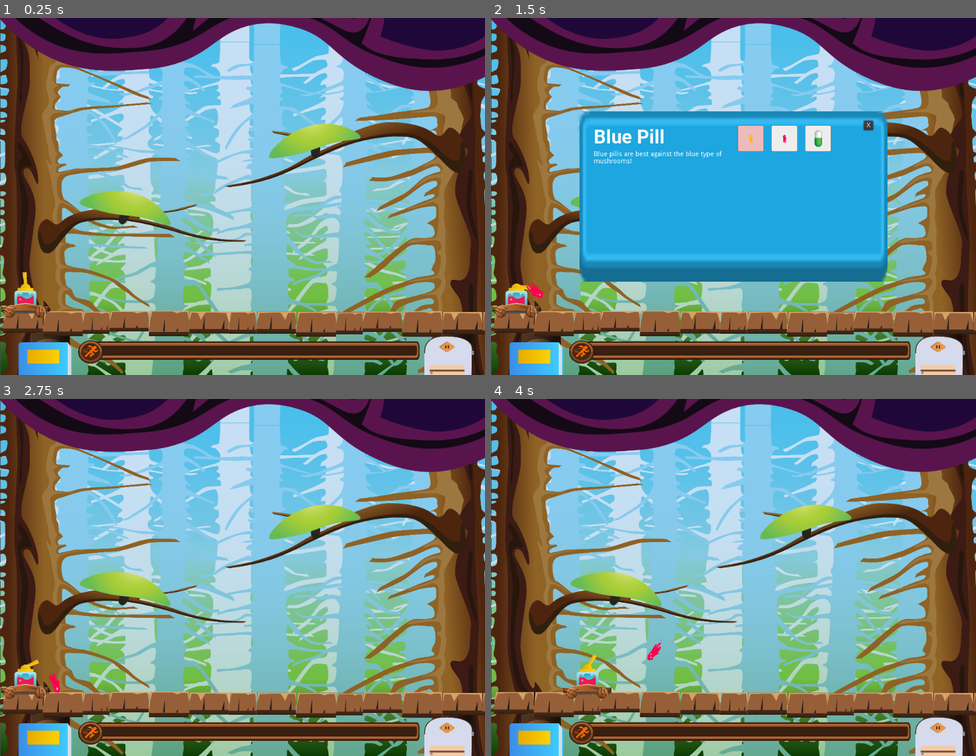
Above: before the commit, frames 1-4 (two rows, left to right).
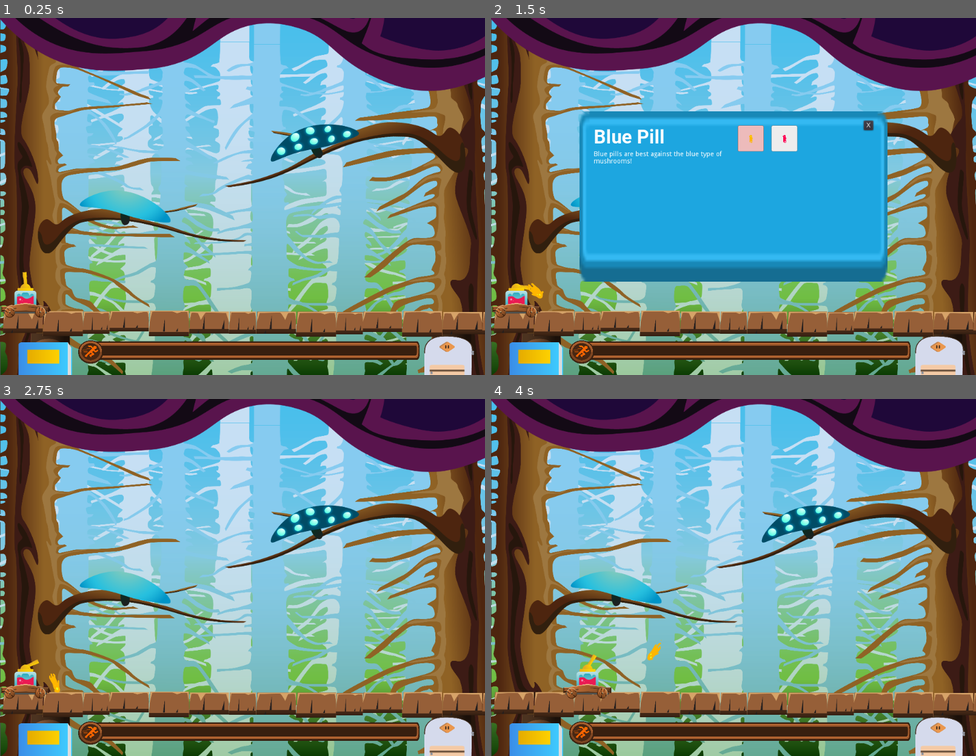
Above: after the commit, the same moments.

Repository: kleimaj/gaming-club-dev
Game: Godot game, scene res://Scenes/Game.tscn
Two runs of this game, one before a commit and one after it. Both use one fixed random seed, a clock stepped at 60 frames per second and the inputs below.
Inputs (mouse positions are in pixels of both pictures, inside the frame that each line leads up to):
- Up to frame 1 (0.25 s): no input
- Up to frame 2 (1.5 s): click (534, 367) at 0.5 s; click (937, 353) at 1.25 s
- Up to frame 3 (2.75 s): click "X" at 2 s
- Up to frame 4 (4 s): move the mouse to (840, 559) at 2.77 s; hold D (forward) 2.78-3.53 s; click (840, 559) at 2.85 s; move the mouse to (636, 595) at 3.52 s; hold A (back) from 3.53 s (still down); click (636, 595) at 3.6 s

The runs differ from the first frame. In frame 1, 2.1% of the frame differs, in the area x 16-75%, y 29-59%; in frame 2, 0.5%; in frame 3, 2.2%, in the area x 10-75%, y 29-83%; in frame 4, 2.2%.

Commit message:
removes green med from backpack menu

Diff:
--- a/Scenes/Enemy/Blue Mushroom.tscn
+++ b/Scenes/Enemy/Blue Mushroom.tscn
@@ -1,9 +1,5 @@
-[gd_scene load_steps=3 format=2]
+[gd_scene load_steps=2 format=2]
 
 [ext_resource path="res://Scenes/Enemy/Enemy.tscn" type="PackedScene" id=1]
-[ext_resource path="res://Assets/GFX/blueMushroom.png" type="Texture" id=2]
 
 [node name="Blue Mushroom" instance=ExtResource( 1 )]
-
-[node name="Sprite" parent="." index="0"]
-texture = ExtResource( 2 )
--- /dev/null
+++ b/Scenes/Enemy/Blue Spotted Mushroom.tscn
@@ -0,0 +1,9 @@
+[gd_scene load_steps=3 format=2]
+
+[ext_resource path="res://Scenes/Enemy/Blue Mushroom.tscn" type="PackedScene" id=1]
+[ext_resource path="res://Assets/GFX/blueSpotsMushroom.png" type="Texture" id=2]
+
+[node name="Blue Mushroom" instance=ExtResource( 1 )]
+
+[node name="Sprite" parent="." index="0"]
+texture = ExtResource( 2 )
--- a/Scenes/Enemy/Enemy.tscn
+++ b/Scenes/Enemy/Enemy.tscn
@@ -1,6 +1,6 @@
 [gd_scene load_steps=3 format=2]
 
-[ext_resource path="res://Assets/GFX/greenMushroom.png" type="Texture" id=1]
+[ext_resource path="res://Assets/GFX/blueMushroom.png" type="Texture" id=1]
 [ext_resource path="res://Scripts/Enemy.gd" type="Script" id=2]
 
 [node name="Mushroom" type="Area2D"]
--- a/Scenes/Game.tscn
+++ b/Scenes/Game.tscn
@@ -17,6 +17,7 @@
 [ext_resource path="res://Scenes/Game.gd" type="Script" id=15]
 [ext_resource path="res://Scenes/ProgressBar.gd" type="Script" id=16]
 [ext_resource path="res://Scenes/evilMist.gd" type="Script" id=17]
+[ext_resource path="res://Scenes/Enemy/Blue Spotted Mushroom.tscn" type="PackedScene" id=18]
 [ext_resource path="res://Assets/GFX/background/ground.png" type="Texture" id=28]
 [ext_resource path="res://Assets/GFX/background/background/bgLayer3.png" type="Texture" id=30]
 [ext_resource path="res://Assets/GFX/background/background/bgLayer2.png" type="Texture" id=34]
@@ -79,13 +80,13 @@
 [node name="Enemies" type="Node2D" parent="."]
 position = Vector2( 2.95483, 36.9359 )
 
-[node name="Mushroom" parent="Enemies" instance=ExtResource( 68 )]
-position = Vector2( 659.006, 224.806 )
-rotation = -0.25775
-
 [node name="Mushroom2" parent="Enemies" instance=ExtResource( 68 )]
 position = Vector2( 263.125, 365.096 )
 rotation = 0.194915
+
+[node name="Blue Mushroom" parent="Enemies" instance=ExtResource( 18 )]
+position = Vector2( 658.284, 222.651 )
+rotation = -0.289871
 
 [node name="Mist" type="Sprite" parent="."]
 visible = false
@@ -172,8 +173,6 @@
 margin_bottom = 35.2781
 texture = ExtResource( 11 )
 expand = true
-[connection signal="body_shape_entered" from="Enemies/Mushroom" to="evilMist" method="_on_Mushroom_body_shape_entered"]
-[connection signal="body_shape_entered" from="Enemies/Mushroom" to="ProgressBar" method="_on_Mushroom_body_shape_entered"]
 [connection signal="body_shape_entered" from="Enemies/Mushroom2" to="evilMist" method="_on_Mushroom2_body_shape_entered"]
 [connection signal="body_shape_entered" from="Enemies/Mushroom2" to="ProgressBar" method="_on_Mushroom2_body_shape_entered"]
 [connection signal="value_changed" from="ProgressBar" to="." method="_on_ProgressBar_value_changed"]
--- a/Scenes/Interface/Backpack.tscn
+++ b/Scenes/Interface/Backpack.tscn
@@ -74,7 +74,7 @@
 
 [node name="ItemGrid" type="GridContainer" parent="Background/HBoxContainer"]
 margin_left = 304.0
-margin_right = 501.0
+margin_right = 494.0
 margin_bottom = 280.0
 rect_min_size = Vector2( 190, 150 )
 custom_constants/vseparation = 16
@@ -165,6 +165,7 @@
 }
 
 [node name="Slot2" type="Panel" parent="Background/HBoxContainer/ItemGrid"]
+visible = false
 margin_left = 142.0
 margin_right = 197.0
 margin_bottom = 55.0
--- a/Scripts/Tank.gd
+++ b/Scripts/Tank.gd
@@ -8,7 +8,7 @@
 export (bool) var keyboardControls = true
 
 #var ammo_texture = "res://Assets/GFX/Projectiles/bullet1/1-01.png"
-var spriteAnim = "red"
+var spriteAnim = "green"
 var velocity = Vector2()
 var can_shoot = true
 
Not shown: 1 places in Scenes/Game.tscn that only renumber resources
